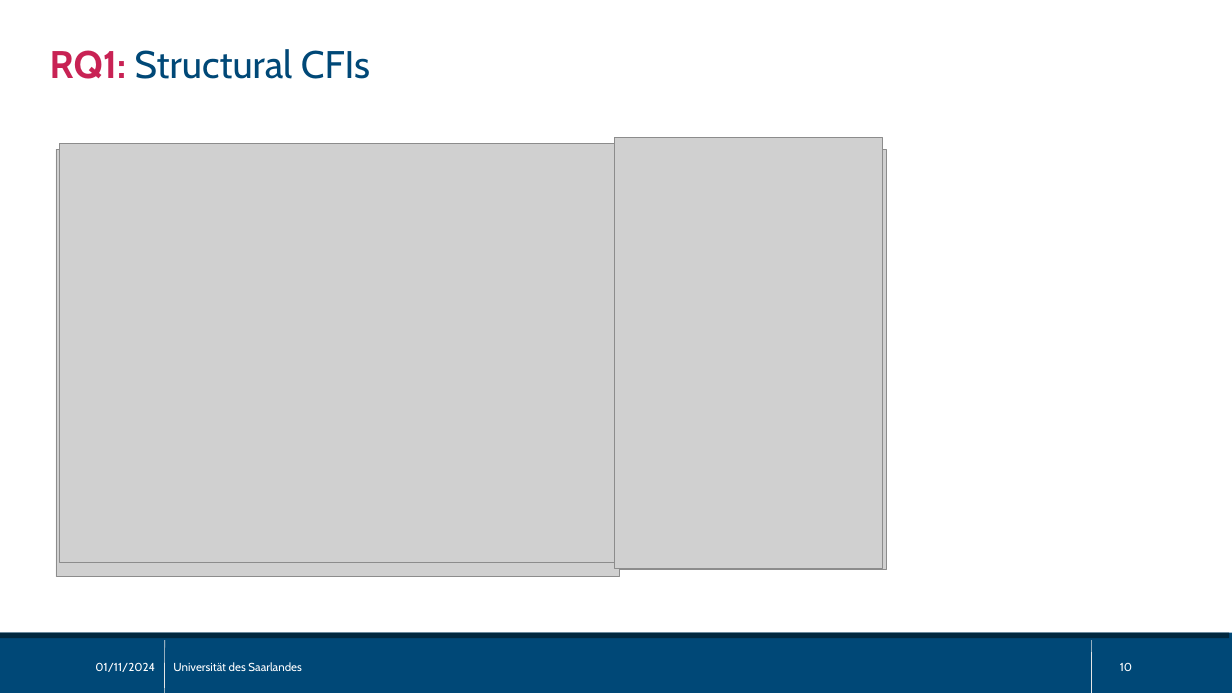
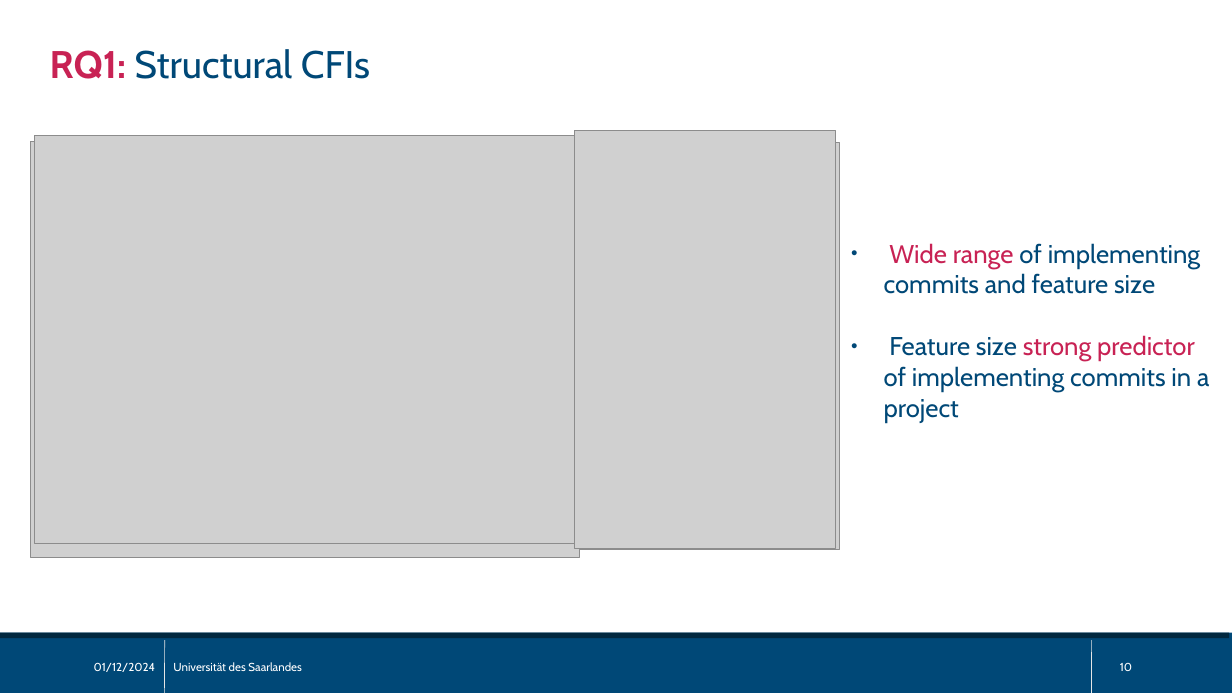
Before and after one commit to sisteu56/bachelor, a slide deck: slide 10 of pres/bachelor_thesis_pres.odp. Drawn at 1232x693 pixels with LibreOffice and Linux fonts; fonts in the diff are those of the drawing; grey boxes stand for pictures. Boxes give left, top, right and bottom in pixels: in the first picture for what was removed or moved away, otherwise in the second. Text is boxed around its words. In the diff, an @@ line names an element or a change of style, - is before the commit and + after.

```diff
--- a/pres/bachelor_thesis_pres.odp
+++ b/pres/bachelor_thesis_pres.odp
@@ picture: place and size @@
-picture at [60,143,620,563]
+picture at [30,141,579,557]
@@ picture: place and size @@
-picture at [56,149,620,577]
+picture at [34,136,579,543]
@@ picture: place and size @@
-picture at [619,150,886,569]
+picture at [575,130,836,549]
@@ picture: place and size @@
-picture at [615,138,883,568]
+picture at [579,142,839,550]
@@ text added at [884,243,1209,422], 20 pt, text #004877 @@
+● Wide range of implementing commits and feature size
+● Feature size strong predictor of implementing commits in a project
@@ text at [94,662,156,672]: text changed @@
-01/11/2024
+01/12/2024
```
Also in this commit, not shown: 23 other slides changed, 3 slides added, 4 other files.
